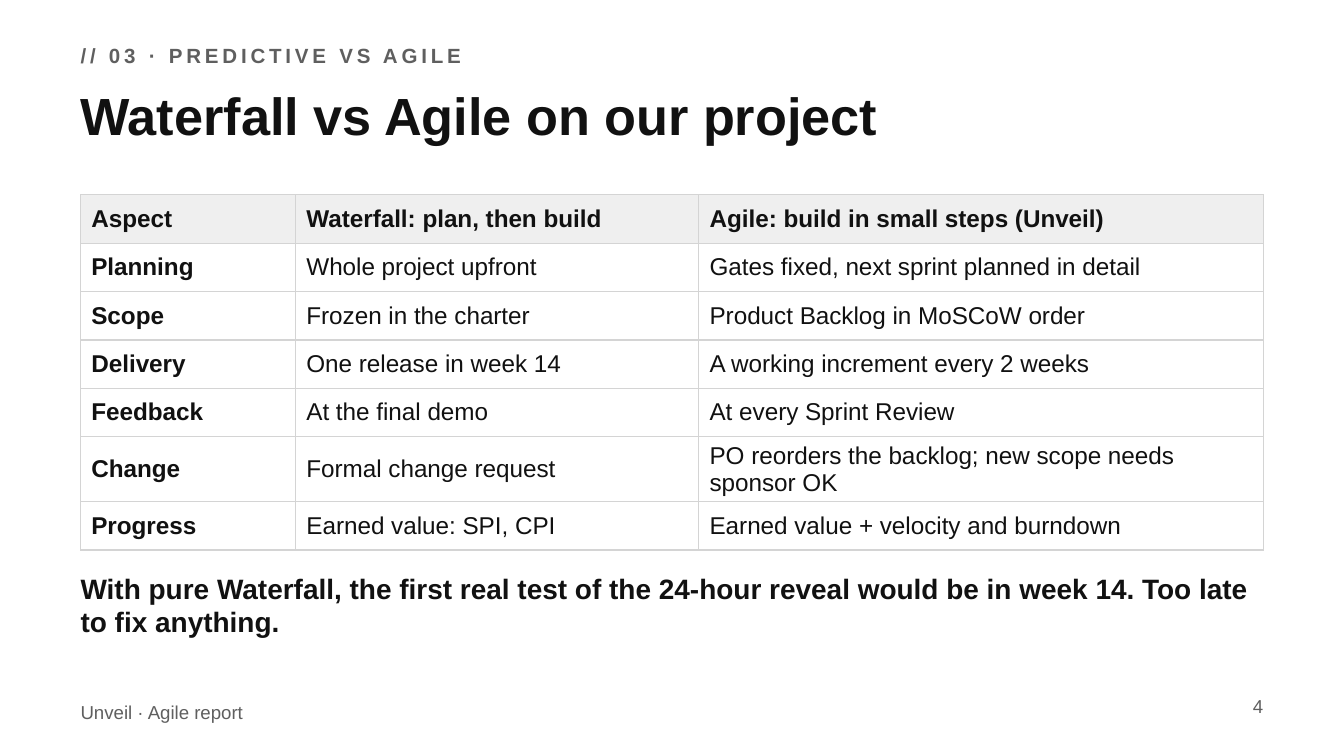
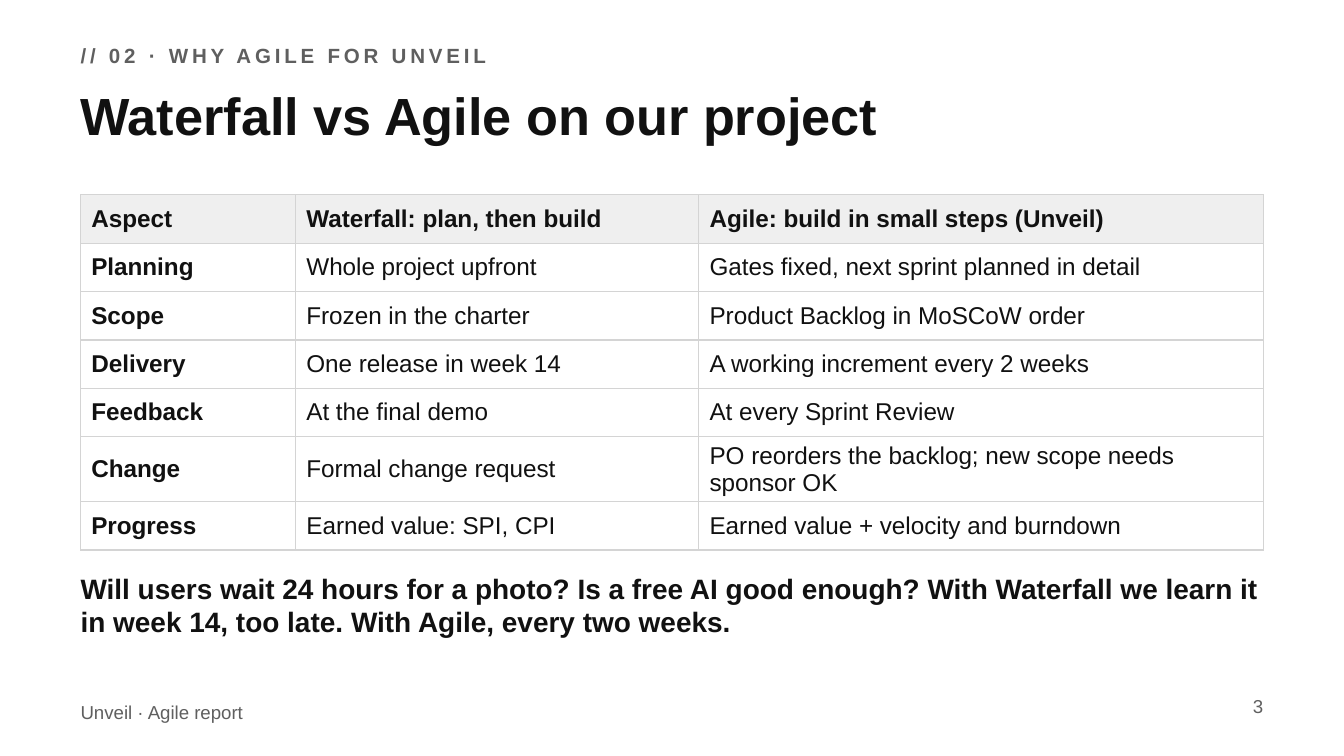
Before and after one commit to arrietta/Clodus, a slide deck: slide 3 of Unveil_Agile_Presentation.pptx (slide 4 before the commit). Drawn at 1344x756 pixels with LibreOffice and Linux fonts; fonts in the diff are those of the drawing. Boxes give left, top, right and bottom in pixels: in the first picture for what was removed or moved away, otherwise in the second. Text is boxed around its words. In the diff, an @@ line names an element or a change of style, - is before the commit and + after.

```diff
--- a/Unveil_Agile_Presentation.pptx
+++ b/Unveil_Agile_Presentation.pptx
@@ text at box(109, 48, 486, 63): text changed @@
-// 03 · PREDICTIVE VS AGILE
+// 02 · WHY AGILE FOR UNVEIL
@@ text at box(81, 578, 1257, 637): text changed @@
-With pure Waterfall, the first real test of the 24-hour reveal would be in week 14. Too late to fix anything.
+Will users wait 24 hours for a photo? Is a free AI good enough? With Waterfall we learn it in week 14, too late. With Agile, every two weeks.
@@ page number at box(1253, 700, 1263, 713): text changed @@
-4
+3
```
Also in this commit, not shown: 8 other slides changed, 1 slide added, 4 slides removed, 6 other files.
